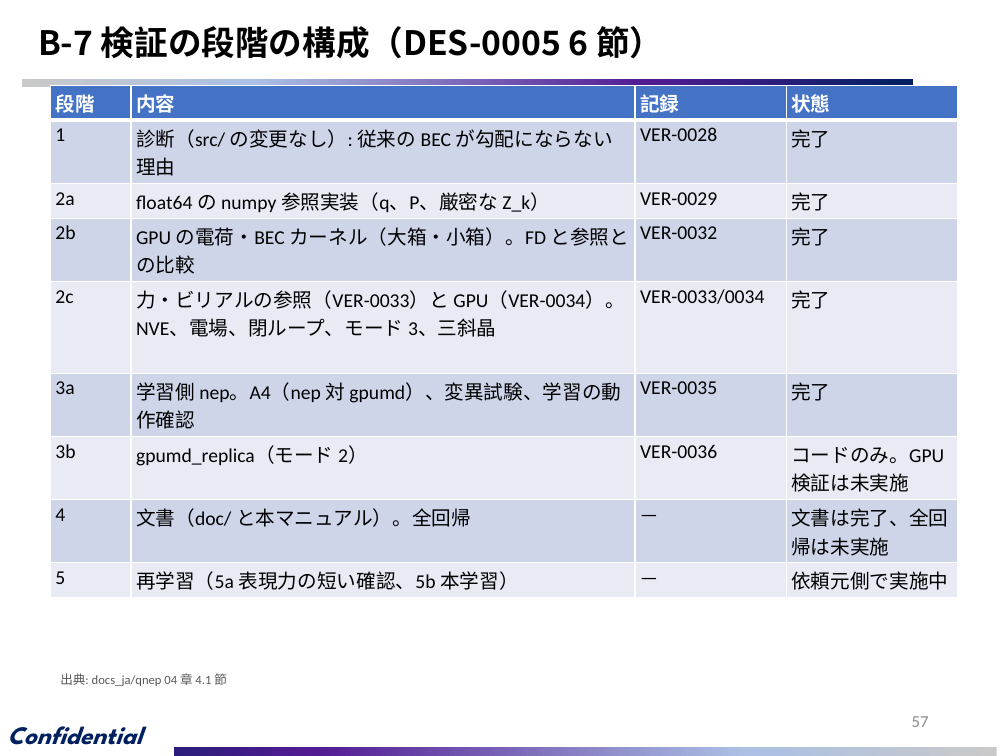
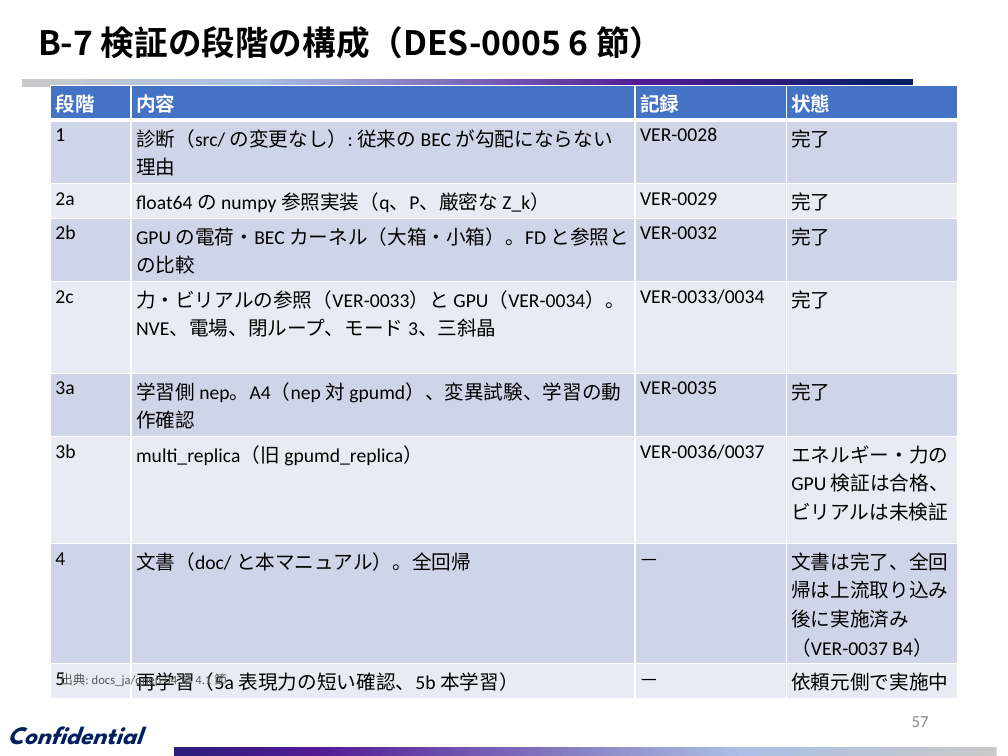
Before and after one commit to mkatouda/GPUMD, a slide deck: slide 57 of docs_ja/slides/GPUMD_dftd_qnep_report.pptx. Drawn at 1008x756 pixels with LibreOffice and Linux fonts; fonts in the diff are those of the drawing; background and template pictures are left out. Boxes give left, top, right and bottom in pixels: in the first picture for what was removed or moved away, otherwise in the second. Text is boxed around its words. In the diff, an @@ line names an element or a change of style, - is before the commit and + after.

Commit message:
docs_ja: update for the upstream merge (5c67f365): replica now inside gpumd, legacy format conversion, UPSTREAM-0003 withdrawn, deck rebuilt (DR-001..006)
- qnep/dftd/workreport/slides scripts: gpumd_replica and main_replica replaced by multi_replica (energy/force verified, no BEC, virial not verified); dftd2/dftd3 not available in multi_replica; dftd3 upstream changes not adopted.
- UPSTREAM-0003 described as withdrawn, fixed upstream by c79ed9a4; full regression done on the merged tree (VER-0037).
- GPUMD_dftd_qnep_report.pptx regenerated (27 main + 37 appendix).

```diff
--- a/docs_ja/slides/GPUMD_dftd_qnep_report.pptx
+++ b/docs_ja/slides/GPUMD_dftd_qnep_report.pptx
@@ table at bbox=[50, 86, 958, 695] @@
-row 7: 3b | gpumd_replica（モード 2） | VER-0036 | コードのみ。GPU 検証は未実施
+row 7: 3b | multi_replica（旧 gpumd_replica） | VER-0036/0037 | エネルギー・力の GPU 検証は合格、ビリアルは未検証
-row 8, column 4: 文書は完了、全回帰は未実施
+row 8, column 4: 文書は完了、全回帰は上流取り込み後に実施済み（VER-0037 B4）
```
Also in this commit, not shown: 9 other slides changed, 15 other files.
